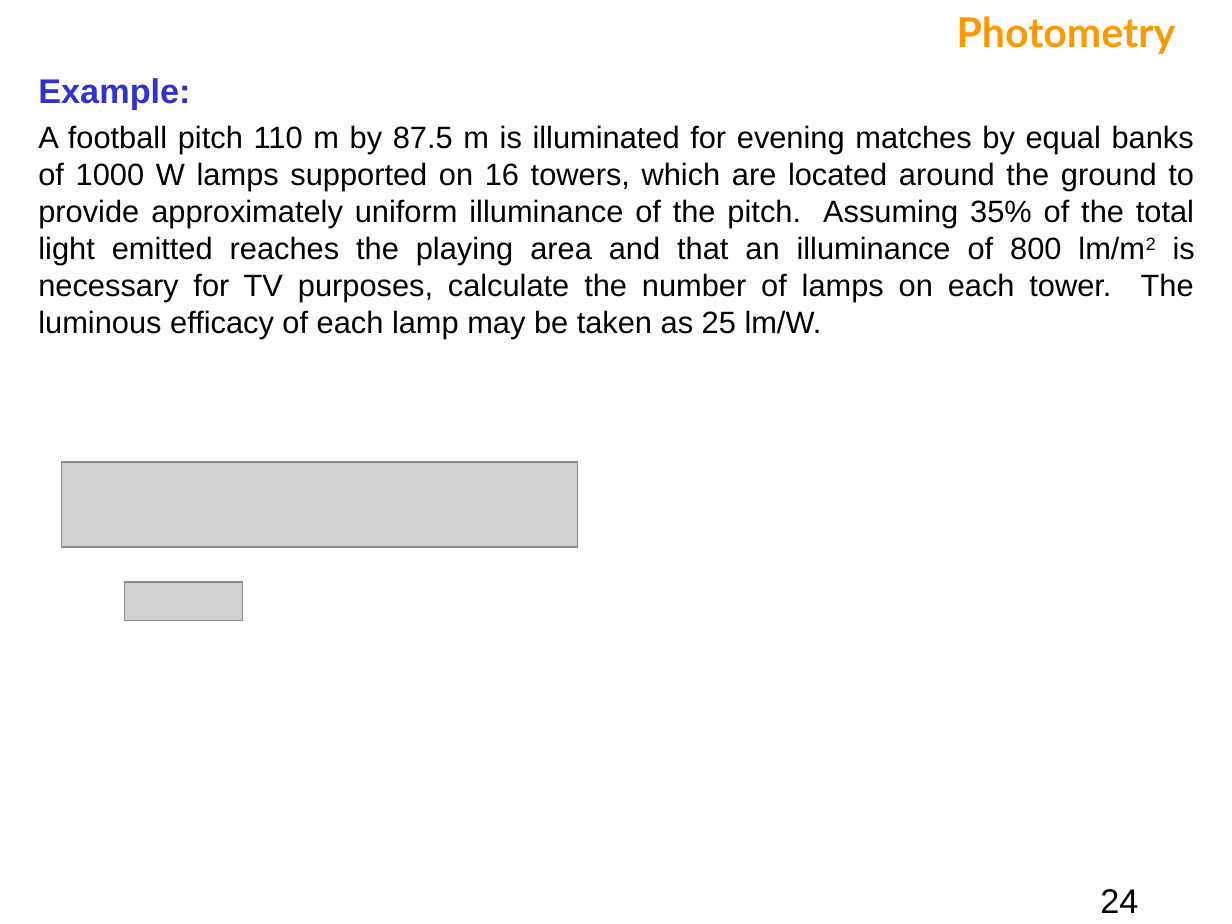
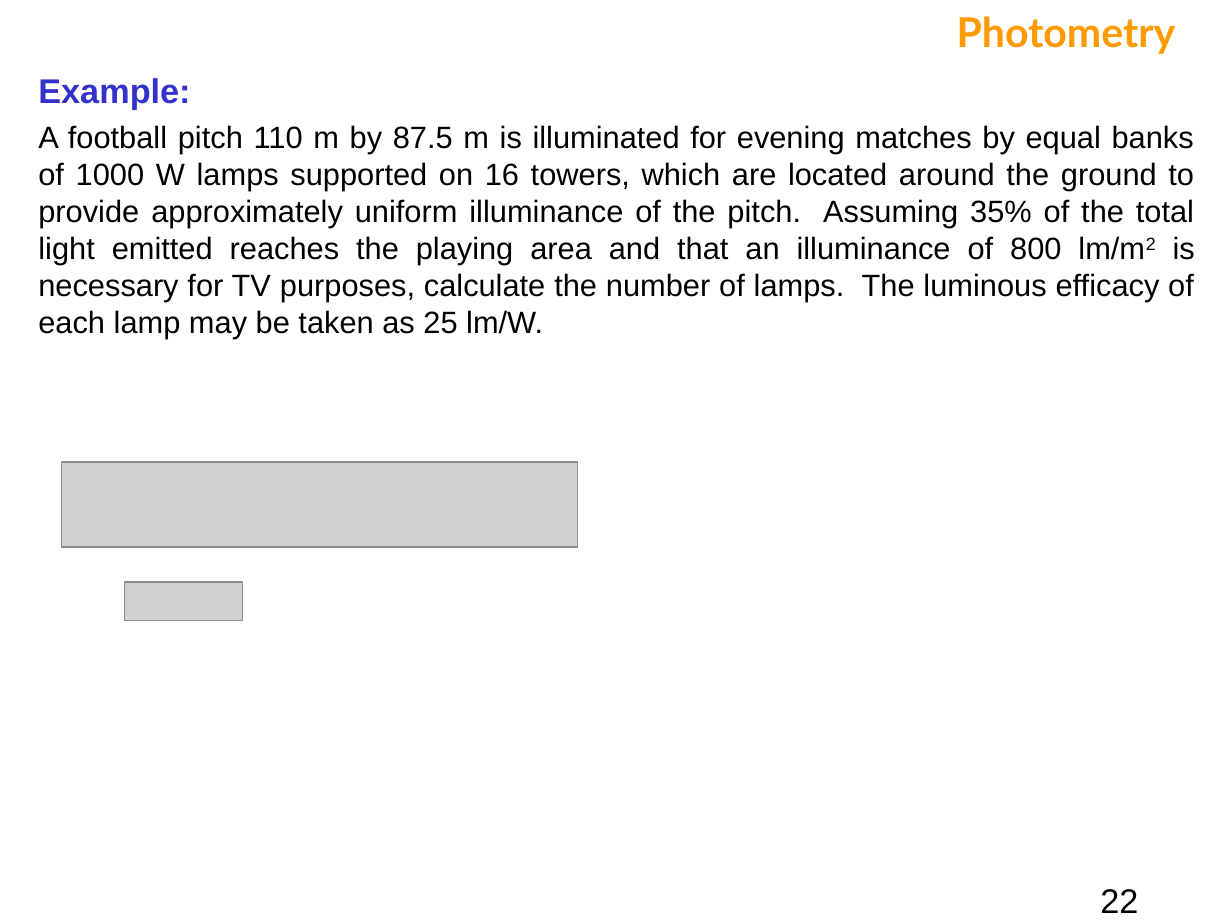
Before and after one commit to bagustris/TeknikOptik, a slide deck: slide 22 of slide/Fotometri.ppt (slide 24 before the commit). Drawn at 1232x924 pixels with LibreOffice and Linux fonts; fonts in the diff are those of the drawing; grey boxes stand for pictures. Boxes give left, top, right and bottom in pixels: in the first picture for what was removed or moved away, otherwise in the second. Text is boxed around its words. In the diff, an @@ line names an element or a change of style, - is before the commit and + after.

```diff
--- a/slide/Fotometri.ppt
+++ b/slide/Fotometri.ppt
@@ text at (38, 125, 1195, 339): text changed @@
-A football pitch 110 m by 87.5 m is illuminated for evening matches by equal banks of 1000 W lamps supported on 16 towers, which are located around the ground to provide approximately uniform illuminance of the pitch. Assuming 35% of the total light emitted reaches the playing area and that an illuminance of 800 lm/m2 is necessary for TV purposes, calculate the number of lamps on each tower. The luminous efficacy of each lamp may be taken as 25 lm/W.
+A football pitch 110 m by 87.5 m is illuminated for evening matches by equal banks of 1000 W lamps supported on 16 towers, which are located around the ground to provide approximately uniform illuminance of the pitch. Assuming 35% of the total light emitted reaches the playing area and that an illuminance of 800 lm/m2 is necessary for TV purposes, calculate the number of lamps. The luminous efficacy of each lamp may be taken as 25 lm/W.
@@ page number at (1100, 889, 1138, 913): text changed @@
-24
+22
```
Also in this commit, not shown: 11 other slides changed, 2 slides added, 3 slides removed, 3 other files.
